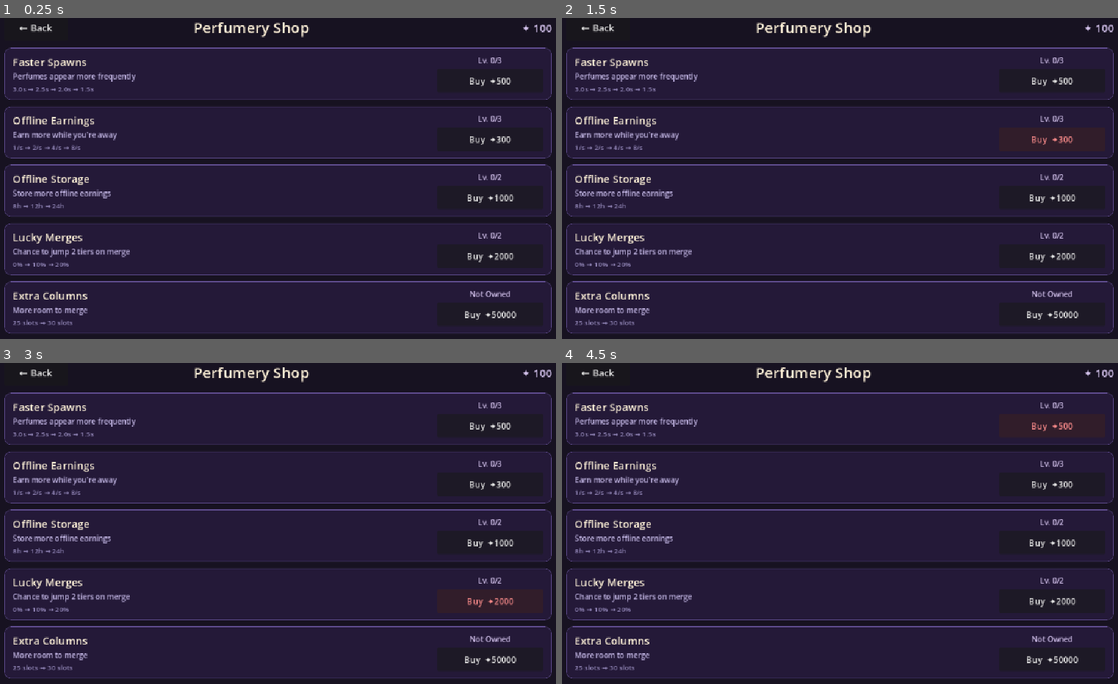
Above: before the commit, frames 1-4 (two rows, left to right).
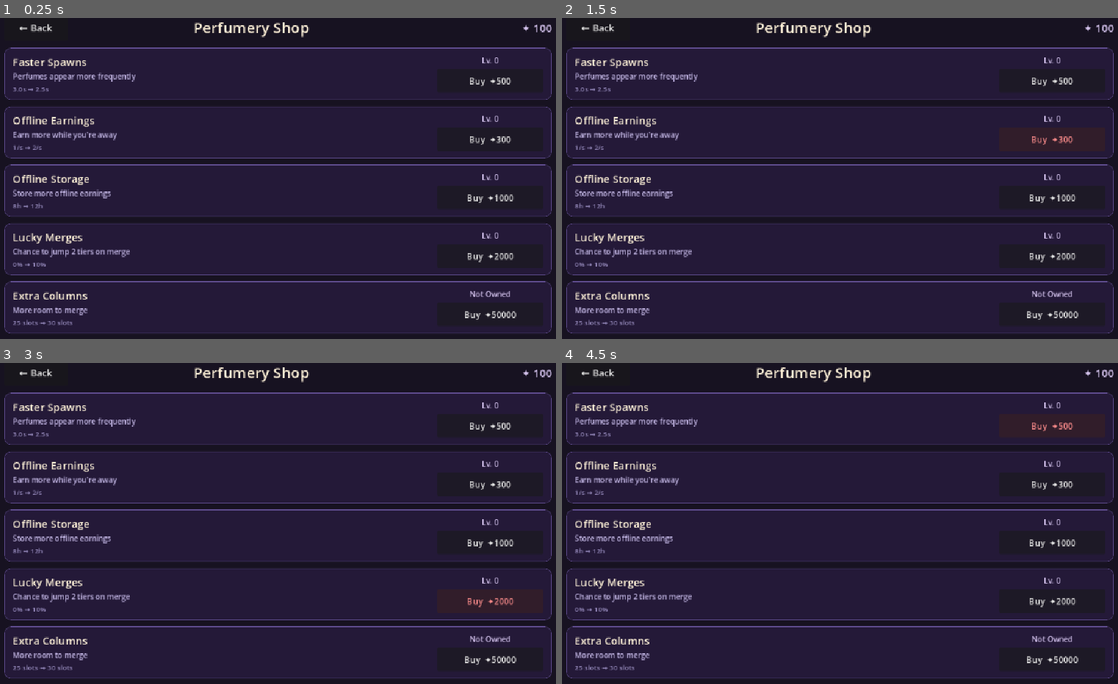
Above: after the commit, the same moments.

Repository: RastinAghighi/PerfumeFusion
Game: Godot game, scene res://scenes/ui/Shop.tscn
The game is run twice, just before and just after one commit, with the same random seed, the same clock (stepped at 60 frames per second) and the same inputs. This scene is started directly instead of the project's main scene.
Inputs:
- Up to frame 1 (0.25 s): no input
- Up to frame 2 (1.5 s): click "Buy ✦500" at 0.5 s; click "Buy ✦300" at 1.25 s
- Up to frame 3 (3 s): click "Buy ✦1000" at 2 s; click "Buy ✦2000" at 2.75 s
- Up to frame 4 (4.5 s): click "Buy ✦50000" at 3.5 s; click "Buy ✦500" at 4.25 s

The runs differ from the first frame. In frame 1, 0.4% of the frame differs, in the area x 7-91%, y 12-78%; in frame 2, 0.4%; in frame 3, 0.4%; in frame 4, 0.4%.

Commit message:
No more bugs, game logic completed

Diff:
--- a/scripts/data/DataManager.gd
+++ b/scripts/data/DataManager.gd
@@ -179,6 +179,23 @@
 	return DEFAULT_COLOR
 
 
+func find_perfume(url: String, name: String, brand: String) -> Dictionary:
+	var url_key := url.strip_edges()
+	var name_key := name.strip_edges().to_lower()
+	var brand_key := brand.strip_edges().to_lower()
+	for i in range(1, TIER_COUNT + 1):
+		var bracket: Array = tier_brackets.get(i, [])
+		for perfume in bracket:
+			if typeof(perfume) != TYPE_DICTIONARY:
+				continue
+			if url_key != "" and String(perfume.get("url", "")) == url_key:
+				return perfume
+			if name_key != "" and String(perfume.get("name", "")).to_lower() == name_key \
+				and (brand_key == "" or String(perfume.get("brand", "")).to_lower() == brand_key):
+				return perfume
+	return {}
+
+
 func get_tier_count(tier: int) -> int:
 	if not tier_brackets.has(tier):
 		return 0
--- a/scripts/main/GameScene.gd
+++ b/scripts/main/GameScene.gd
@@ -2,6 +2,7 @@
 
 const HUDScene := preload("res://scenes/ui/HUD.tscn")
 const WelcomeBackScene := preload("res://scenes/ui/WelcomeBack.tscn")
+const PerfumeItemScene := preload("res://scenes/grid/PerfumeItem.tscn")
 
 
 func _ready() -> void:
@@ -10,6 +11,8 @@
 	SpawnManager.set_grid(grid)
 	EconomyManager.essence = int(SaveManager.data.get("essence", 0))
 
+	call_deferred("_restore_grid_state", grid)
+
 	add_child(HUDScene.instantiate())
 	AudioManager.register_bgm_player($BGM)
 
@@ -17,6 +20,29 @@
 		AdManager.init_poki()
 
 	_check_offline_earnings()
+
+
+func _restore_grid_state(grid: Node) -> void:
+	var grid_state: Array = SaveManager.data.get("grid_state", [])
+	if grid_state == null:
+		return
+	for i in range(grid_state.size()):
+		var entry = grid_state[i]
+		if entry == null or typeof(entry) != TYPE_DICTIONARY:
+			continue
+		var slot = grid.get_slot(i)
+		if slot == null or not slot.is_empty():
+			continue
+		var tier: int = int(entry.get("tier", 1))
+		var url: String = String(entry.get("url", ""))
+		var name: String = String(entry.get("name", ""))
+		var brand: String = String(entry.get("brand", ""))
+		var p_data: Dictionary = DataManager.find_perfume(url, name, brand)
+		if p_data.is_empty():
+			p_data = {"name": name, "brand": brand, "url": url}
+		var item := PerfumeItemScene.instantiate()
+		slot.place_item(item)
+		item.setup(tier, p_data)
 
 
 func _check_offline_earnings() -> void:
--- a/scripts/managers/SaveManager.gd
+++ b/scripts/managers/SaveManager.gd
@@ -40,12 +40,43 @@
 
 
 func save_game() -> void:
+	_capture_grid_state()
 	var file := FileAccess.open(SAVE_PATH, FileAccess.WRITE)
 	if file == null:
 		push_error("SaveManager: failed to open save file for writing: %s" % FileAccess.get_open_error())
 		return
 	file.store_string(JSON.stringify(data))
 	file.close()
+
+
+func _capture_grid_state() -> void:
+	var grid: Node = null
+	if SpawnManager != null:
+		grid = SpawnManager.grid_reference
+	if grid == null or not ("slots" in grid):
+		return
+	var slots: Array = grid.slots
+	var grid_state: Array = []
+	for i in range(25):
+		if i >= slots.size():
+			grid_state.append(null)
+			continue
+		var slot = slots[i]
+		if slot == null or slot.is_empty():
+			grid_state.append(null)
+			continue
+		var item = slot.occupied_item
+		if item == null or not ("tier" in item):
+			grid_state.append(null)
+			continue
+		var p_data: Dictionary = item.perfume_data
+		grid_state.append({
+			"tier": int(item.tier),
+			"name": String(p_data.get("name", "")),
+			"brand": String(p_data.get("brand", "")),
+			"url": String(p_data.get("url", "")),
+		})
+	data["grid_state"] = grid_state
 
 
 func load_game() -> Dictionary:
--- a/scripts/ui/Shop.gd
+++ b/scripts/ui/Shop.gd
@@ -122,7 +122,7 @@
 	left.add_child(desc_label)
 
 	var effect_label := Label.new()
-	effect_label.text = String(def["effect"])
+	effect_label.name = "EffectLabel"
 	effect_label.add_theme_font_size_override("font_size", 13)
 	effect_label.add_theme_color_override("font_color", Color(0.6, 0.55, 0.75, 1))
 	left.add_child(effect_label)
@@ -157,6 +157,7 @@
 		var def: Dictionary = _upgrades[i]
 		var card: PanelContainer = _card_nodes[i]
 		var level_label: Label = _find_label(card, "LevelLabel")
+		var effect_label: Label = _find_label(card, "EffectLabel")
 		var buy_button: Button = _find_button(card, "BuyButton")
 		var max_level: int = int(def["max_level"])
 		var is_bool: bool = bool(def["is_bool"])
@@ -166,12 +167,24 @@
 		else:
 			current_level = int(upgrades_data.get(def["key"], 0))
 
+		var segments: PackedStringArray = String(def["effect"]).split(" → ")
+		var is_maxed: bool = current_level >= max_level
+		if is_maxed:
+			if segments.size() > 0:
+				effect_label.text = "Current: %s" % segments[segments.size() - 1]
+			else:
+				effect_label.text = ""
+		else:
+			var cur_idx: int = min(current_level, segments.size() - 1)
+			var next_idx: int = min(current_level + 1, segments.size() - 1)
+			effect_label.text = "%s → %s" % [segments[cur_idx], segments[next_idx]]
+
 		if is_bool:
-			level_label.text = "Owned" if current_level >= max_level else "Not Owned"
-		else:
-			level_label.text = "Lv. %d/%d" % [current_level, max_level]
-
-		if current_level >= max_level:
+			level_label.text = "Owned" if is_maxed else "Not Owned"
+		else:
+			level_label.text = "MAX" if is_maxed else "Lv. %d" % current_level
+
+		if is_maxed:
 			buy_button.text = "MAX"
 			buy_button.disabled = true
 			buy_button.modulate = Color(0.7, 0.7, 0.7, 1)
